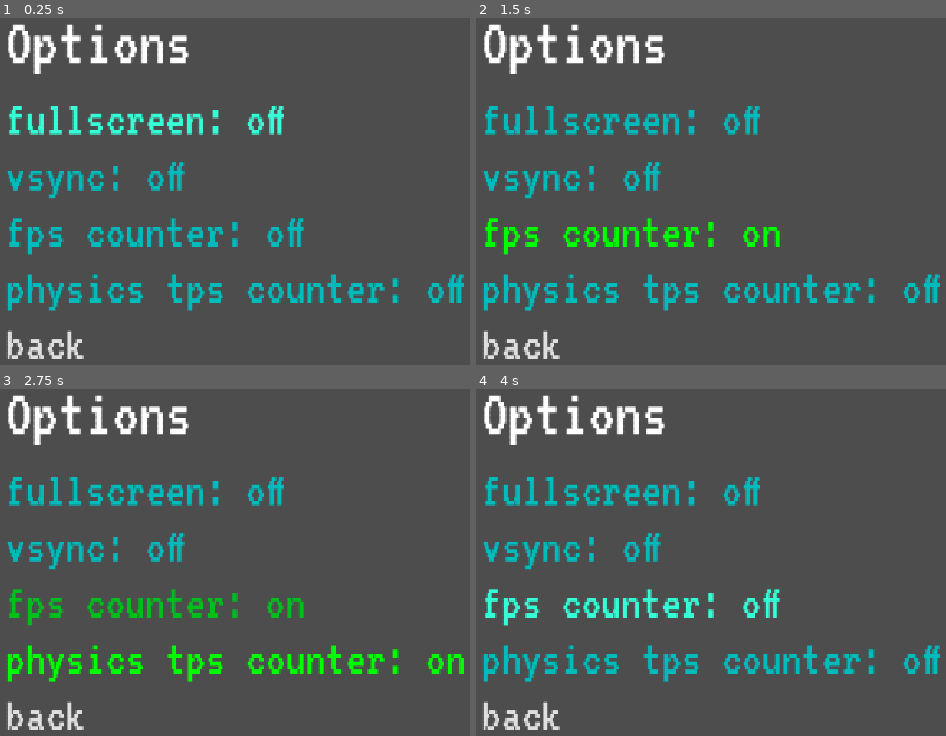
Above: before the commit, frames 1-4 (two rows, left to right).
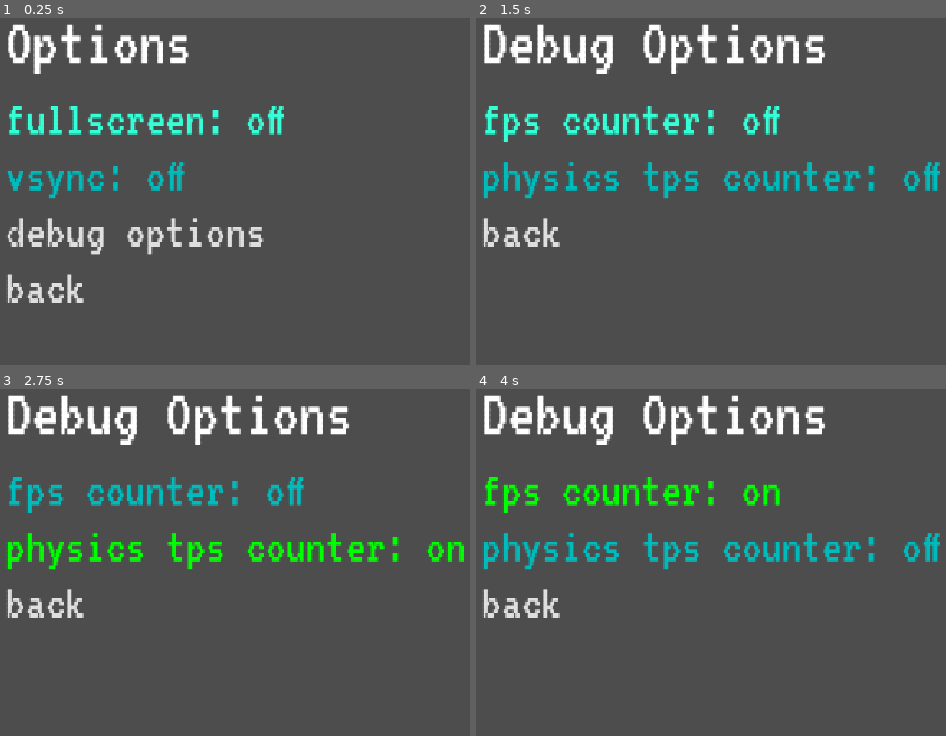
Above: after the commit, the same moments.

Repository: itstntcraft123/small-guy-big-guy
Game: Godot game, scene res://scenes/options_menu.tscn
Same seed, same stepped clock (60 frames per second), same inputs: the game is played once before the commit and once after it. This scene is started directly instead of the project's main scene.
Inputs (mouse positions are in pixels of both pictures, inside the frame that each line leads up to):
- Up to frame 1 (0.25 s): no input
- Up to frame 2 (1.5 s): click "vsync: off" at 0.5 s; click (654, 233) at 1.25 s, where only the run before the commit has a clickable "fps counter: off"
- Up to frame 3 (2.75 s): click "physics tps counter: off" at 2 s
- Up to frame 4 (4 s): click "physics tps counter: on" at 2.75 s; click "fps counter: on" (after the commit: "fps counter: off") at 3.5 s

The runs differ from the first frame. In frame 1, 5.9% of the frame differs, in the area x 1-99%, y 57-99%; in frame 2, 14%; in frame 3, 13%; in frame 4, 14%, in the area x 1-99%, y 1-99%.

Commit message:
move fps and tps options into debug menu; fix pressed non-toggle button theme

Diff:
--- /dev/null
+++ b/scenes/debug_menu.tscn
@@ -0,0 +1,50 @@
+[gd_scene format=3 uid="uid://io2cdsjc7ao6"]
+
+[ext_resource type="Theme" uid="uid://doesdkf2iqydn" path="res://theme.tres" id="1_7bace"]
+[ext_resource type="Script" uid="uid://drh4hll5dki0i" path="res://scripts/debug_menu.gd" id="2_7bace"]
+[ext_resource type="PackedScene" uid="uid://ct5i5yruxnpg" path="res://scenes/select_menu.tscn" id="3_unqbv"]
+
+[node name="DebugMenu" type="MarginContainer" unique_id=1044473709]
+anchors_preset = 15
+anchor_right = 1.0
+anchor_bottom = 1.0
+grow_horizontal = 2
+grow_vertical = 2
+theme = ExtResource("1_7bace")
+script = ExtResource("2_7bace")
+
+[node name="VBoxContainer" type="VBoxContainer" parent="." unique_id=1374439801]
+layout_mode = 2
+
+[node name="Title" type="Label" parent="VBoxContainer" unique_id=1268723800]
+layout_mode = 2
+theme_override_font_sizes/font_size = 96
+text = "Debug Options"
+
+[node name="SelectMenu" parent="VBoxContainer" unique_id=543663428 instance=ExtResource("3_unqbv")]
+layout_mode = 2
+
+[node name="FPSCounter" type="Button" parent="VBoxContainer/SelectMenu" unique_id=1568388223]
+custom_maximum_size = Vector2(500, -1)
+layout_mode = 2
+theme_type_variation = &"ToggleButton"
+toggle_mode = true
+text = "fps counter: off"
+alignment = 0
+
+[node name="TPSCounter" type="Button" parent="VBoxContainer/SelectMenu" unique_id=1793952085]
+custom_maximum_size = Vector2(700, -1)
+layout_mode = 2
+theme_type_variation = &"ToggleButton"
+toggle_mode = true
+text = "physics tps counter: off"
+alignment = 0
+
+[node name="Back" type="Button" parent="VBoxContainer/SelectMenu" unique_id=56632280]
+custom_maximum_size = Vector2(250, -1)
+layout_mode = 2
+text = "back"
+alignment = 0
+
+[connection signal="button_focus_changed" from="VBoxContainer/SelectMenu" to="." method="_on_select_menu_button_focus_changed"]
+[connection signal="button_selected" from="VBoxContainer/SelectMenu" to="." method="_on_select_menu_button_selected"]
--- a/scenes/options_menu.tscn
+++ b/scenes/options_menu.tscn
@@ -3,28 +3,39 @@
 [ext_resource type="Theme" uid="uid://doesdkf2iqydn" path="res://theme.tres" id="1_ijpji"]
 [ext_resource type="PackedScene" uid="uid://ct5i5yruxnpg" path="res://scenes/select_menu.tscn" id="1_liyum"]
 [ext_resource type="Script" uid="uid://doykif72smtup" path="res://scripts/options_menu.gd" id="2_hm4m4"]
+[ext_resource type="PackedScene" uid="uid://io2cdsjc7ao6" path="res://scenes/debug_menu.tscn" id="3_lfjc7"]
 
-[node name="OptionsMenu" type="MarginContainer" unique_id=1044473709]
+[node name="OptionsMenu" type="Control" unique_id=221413966]
+layout_mode = 3
+anchors_preset = 15
+anchor_right = 1.0
+anchor_bottom = 1.0
+grow_horizontal = 2
+grow_vertical = 2
+script = ExtResource("2_hm4m4")
+debug_options = ExtResource("3_lfjc7")
+
+[node name="MarginContainer" type="MarginContainer" parent="." unique_id=1044473709]
+layout_mode = 1
 anchors_preset = 15
 anchor_right = 1.0
 anchor_bottom = 1.0
 grow_horizontal = 2
 grow_vertical = 2
 theme = ExtResource("1_ijpji")
-script = ExtResource("2_hm4m4")
 
-[node name="VBoxContainer" type="VBoxContainer" parent="." unique_id=1374439801]
+[node name="VBoxContainer" type="VBoxContainer" parent="MarginContainer" unique_id=1374439801]
 layout_mode = 2
 
-[node name="Label" type="Label" parent="VBoxContainer" unique_id=1268723800]
+[node name="Title" type="Label" parent="MarginContainer/VBoxContainer" unique_id=1268723800]
 layout_mode = 2
 theme_override_font_sizes/font_size = 96
 text = "Options"
 
-[node name="SelectMenu" parent="VBoxContainer" unique_id=543663428 instance=ExtResource("1_liyum")]
+[node name="SelectMenu" parent="MarginContainer/VBoxContainer" unique_id=543663428 instance=ExtResource("1_liyum")]
 layout_mode = 2
 
-[node name="Fullscreen" type="Button" parent="VBoxContainer/SelectMenu" unique_id=531943641]
+[node name="Fullscreen" type="Button" parent="MarginContainer/VBoxContainer/SelectMenu" unique_id=531943641]
 custom_maximum_size = Vector2(500, -1)
 layout_mode = 2
 theme_type_variation = &"ToggleButton"
@@ -32,7 +43,7 @@
 text = "fullscreen: off"
 alignment = 0
 
-[node name="Vsync" type="Button" parent="VBoxContainer/SelectMenu" unique_id=271709814]
+[node name="Vsync" type="Button" parent="MarginContainer/VBoxContainer/SelectMenu" unique_id=271709814]
 custom_maximum_size = Vector2(500, -1)
 layout_mode = 2
 theme_type_variation = &"ToggleButton"
@@ -40,27 +51,17 @@
 text = "vsync: off"
 alignment = 0
 
-[node name="FPSCounter" type="Button" parent="VBoxContainer/SelectMenu" unique_id=1568388223]
+[node name="Debug" type="Button" parent="MarginContainer/VBoxContainer/SelectMenu" unique_id=1568388223]
 custom_maximum_size = Vector2(500, -1)
 layout_mode = 2
-theme_type_variation = &"ToggleButton"
-toggle_mode = true
-text = "fps counter: off"
+text = "debug options"
 alignment = 0
 
-[node name="TPSCounter" type="Button" parent="VBoxContainer/SelectMenu" unique_id=1793952085]
-custom_maximum_size = Vector2(700, -1)
-layout_mode = 2
-theme_type_variation = &"ToggleButton"
-toggle_mode = true
-text = "physics tps counter: off"
-alignment = 0
-
-[node name="Back" type="Button" parent="VBoxContainer/SelectMenu" unique_id=56632280]
+[node name="Back" type="Button" parent="MarginContainer/VBoxContainer/SelectMenu" unique_id=56632280]
 custom_maximum_size = Vector2(250, -1)
 layout_mode = 2
 text = "back"
 alignment = 0
 
-[connection signal="button_focus_changed" from="VBoxContainer/SelectMenu" to="." method="_on_select_menu_button_focus_changed"]
-[connection signal="button_selected" from="VBoxContainer/SelectMenu" to="." method="_on_select_menu_button_selected"]
+[connection signal="button_focus_changed" from="MarginContainer/VBoxContainer/SelectMenu" to="." method="_on_select_menu_button_focus_changed"]
+[connection signal="button_selected" from="MarginContainer/VBoxContainer/SelectMenu" to="." method="_on_select_menu_button_selected"]
--- /dev/null
+++ b/scripts/debug_menu.gd
@@ -0,0 +1,31 @@
+extends MarginContainer
+
+@onready var fps_btn: Button = $VBoxContainer/SelectMenu/FPSCounter
+@onready var tps_btn: Button = $VBoxContainer/SelectMenu/TPSCounter
+
+func _ready() -> void:
+	fps_btn.text = "fps counter: on" if Settings.fps_on else "fps counter: off"
+	fps_btn.set_pressed_no_signal(Settings.fps_on)
+	tps_btn.text = "physics tps counter: on" if Settings.tps_on else "physics tps counter: off"
+	tps_btn.set_pressed_no_signal(Settings.tps_on)
+
+func _process(_delta: float) -> void:
+	pass
+
+func _on_select_menu_button_selected(item: Button) -> void:
+	match item.name:
+		"FPSCounter":
+			Settings.fps_on = fps_btn.button_pressed
+			fps_btn.text = "fps counter: on" if Settings.fps_on else "fps counter: off"
+		"TPSCounter":
+			Settings.tps_on = tps_btn.button_pressed
+			tps_btn.text = "physics tps counter: on" if Settings.tps_on else "physics tps counter: off"
+		"Back":
+			get_parent().unhide()
+			queue_free()
+
+func _on_select_menu_button_focus_changed(item: Button, focus: bool) -> void:
+	if focus:
+		item.add_theme_color_override("font_pressed_color", item.get_theme_color("font_hover_pressed_color"))
+	else:
+		item.remove_theme_color_override("font_pressed_color")
--- a/scripts/options_menu.gd
+++ b/scripts/options_menu.gd
@@ -1,19 +1,16 @@
-extends MarginContainer
+extends Control
 class_name Settings
 
-@onready var fullscreen_btn: Button = $VBoxContainer/SelectMenu/Fullscreen
-@onready var vsync_btn: Button = $VBoxContainer/SelectMenu/Vsync
-@onready var fps_btn: Button = $VBoxContainer/SelectMenu/FPSCounter
-@onready var tps_btn: Button = $VBoxContainer/SelectMenu/TPSCounter
+@export var debug_options: PackedScene
+
+@onready var fullscreen_btn: Button = $MarginContainer/VBoxContainer/SelectMenu/Fullscreen
+@onready var vsync_btn: Button = $MarginContainer/VBoxContainer/SelectMenu/Vsync
 
 static var fps_on := false
 static var tps_on := false
 
 func _ready() -> void:
-	fps_btn.text = "fps counter: on" if fps_on else "fps counter: off"
-	fps_btn.set_pressed_no_signal(fps_on)
-	tps_btn.text = "physics tps counter: on" if tps_on else "physics tps counter: off"
-	tps_btn.set_pressed_no_signal(tps_on)
+	pass
 
 func _process(_delta: float) -> void:
 	fullscreen_btn.text = "fullscreen: on" if _is_fullscreen() else "fullscreen: off"
@@ -33,12 +30,9 @@
 				DisplayServer.window_set_vsync_mode(DisplayServer.VSYNC_DISABLED)
 			else:
 				DisplayServer.window_set_vsync_mode(DisplayServer.VSYNC_ENABLED)
-		"FPSCounter":
-			fps_on = fps_btn.button_pressed
-			fps_btn.text = "fps counter: on" if fps_on else "fps counter: off"
-		"TPSCounter":
-			tps_on = tps_btn.button_pressed
-			tps_btn.text = "physics tps counter: on" if tps_on else "physics tps counter: off"
+		"Debug":
+			add_child(debug_options.instantiate())
+			$MarginContainer.hide()
 		"Back":
 			get_parent().unhide()
 			queue_free()
@@ -48,7 +42,12 @@
 	return mode == DisplayServer.WINDOW_MODE_FULLSCREEN or mode == DisplayServer.WINDOW_MODE_EXCLUSIVE_FULLSCREEN
 
 func _on_select_menu_button_focus_changed(item: Button, focus: bool) -> void:
-	if focus:
-		item.add_theme_color_override("font_pressed_color", item.get_theme_color("font_hover_pressed_color"))
-	else:
-		item.remove_theme_color_override("font_pressed_color")
+	if item.toggle_mode:
+		if focus:
+			item.add_theme_color_override("font_pressed_color", item.get_theme_color("font_hover_pressed_color"))
+		else:
+			item.remove_theme_color_override("font_pressed_color")
+
+func unhide() -> void:
+	$MarginContainer.show()
+	$MarginContainer/VBoxContainer/SelectMenu/Debug.grab_focus()
Not shown, added: scripts/debug_menu.gd.uid
